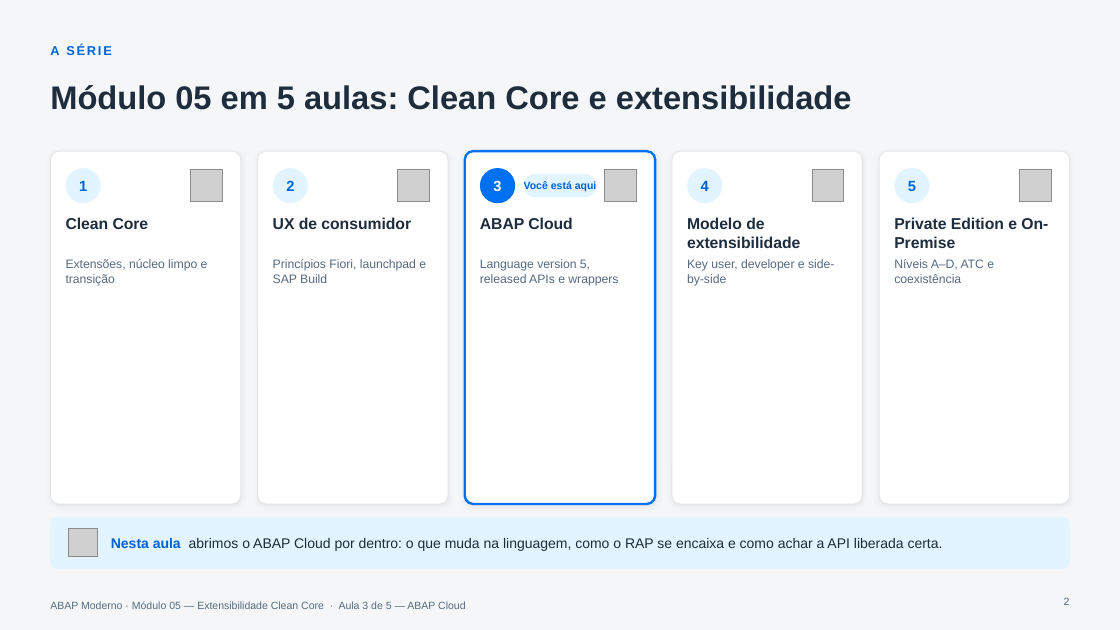
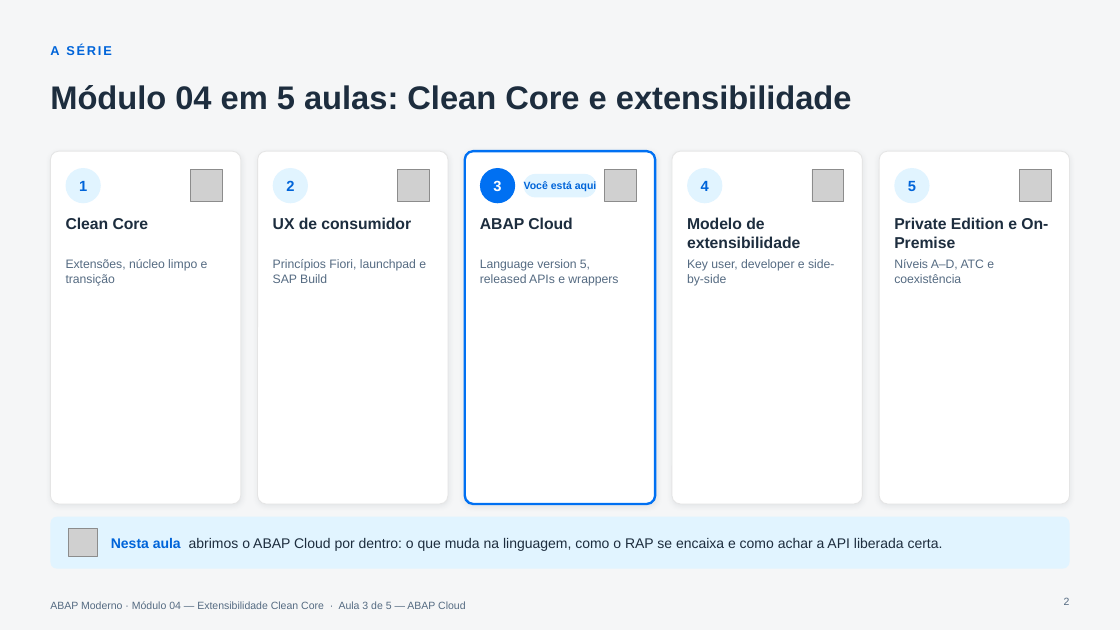
Before and after one commit to AdrianoBispo/estude-sap-abap-moderno, a slide deck: slide 2 of modulo-04/04.03 - ABAP Cloud em Profundidade/04.03_ABAP_Cloud_em_profundidade.pptx. Drawn at 1120x630 pixels with LibreOffice and Linux fonts; fonts in the diff are those of the drawing; grey boxes stand for pictures. Boxes give left, top, right and bottom in pixels: in the first picture for what was removed or moved away, otherwise in the second. Text is boxed around its words. In the diff, an @@ line names an element or a change of style, - is before the commit and + after.

```diff
--- a/modulo-04/04.03 - ABAP Cloud em Profundidade/04.03_ABAP_Cloud_em_profundidade.pptx
+++ b/modulo-04/04.03 - ABAP Cloud em Profundidade/04.03_ABAP_Cloud_em_profundidade.pptx
@@ title at [50, 85, 852, 110]: text changed @@
-Módulo 05 em 5 aulas: Clean Core e extensibilidade
+Módulo 04 em 5 aulas: Clean Core e extensibilidade
@@ text at [50, 601, 465, 609]: text changed @@
-ABAP Moderno · Módulo 05 — Extensibilidade Clean Core · Aula 3 de 5 — ABAP Cloud
+ABAP Moderno · Módulo 04 — Extensibilidade Clean Core · Aula 3 de 5 — ABAP Cloud
```
Also in this commit, not shown: 17 other slides changed, 1 slide added, 44 other files.
